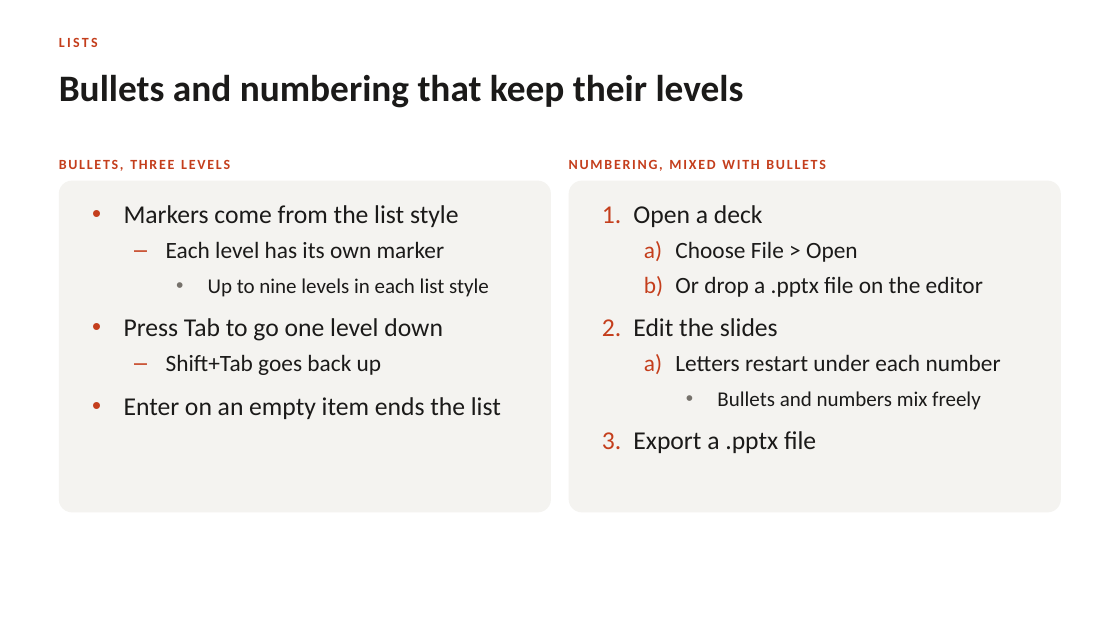
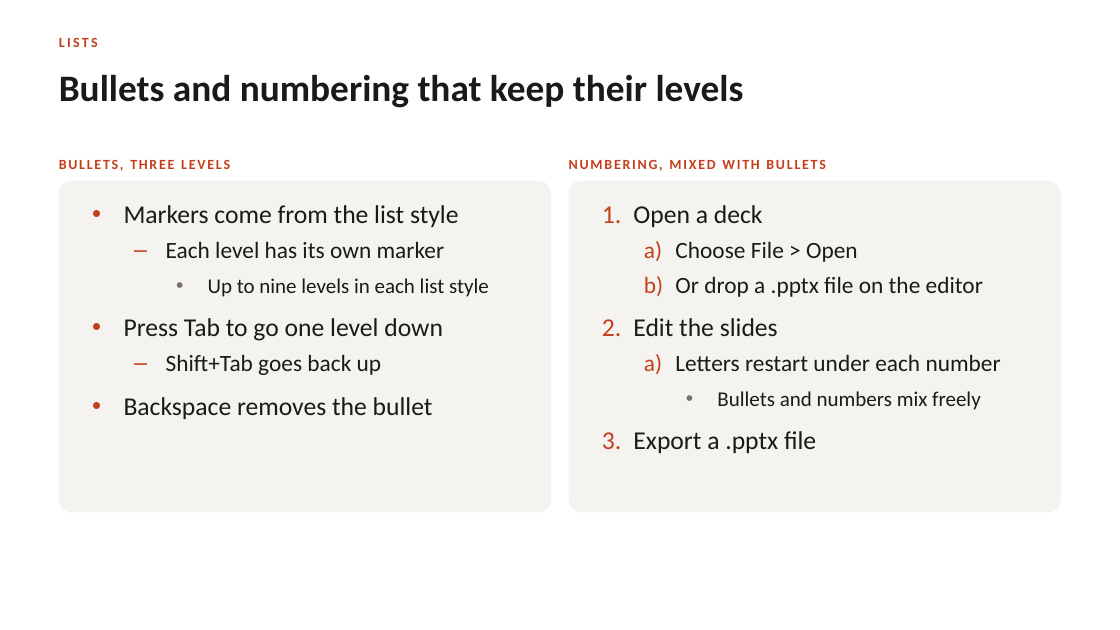
Before and after one commit to eigenpal/pptx-editor, a slide deck: slide 5 of examples/vite/public/showcase.pptx. Drawn at 1120x630 pixels with LibreOffice and Linux fonts; fonts in the diff are those of the drawing. Boxes give left, top, right and bottom in pixels: in the first picture for what was removed or moved away, otherwise in the second. Text is boxed around its words. In the diff, an @@ line names an element or a change of style, - is before the commit and + after.

```diff
--- a/examples/vite/public/showcase.pptx
+++ b/examples/vite/public/showcase.pptx
@@ text in rounded rectangle at box(124, 397, 433, 419): text changed @@
-• Enter on an empty item ends the list
+• Backspace removes the bullet
```
Also in this commit, not shown: 37 other files.
